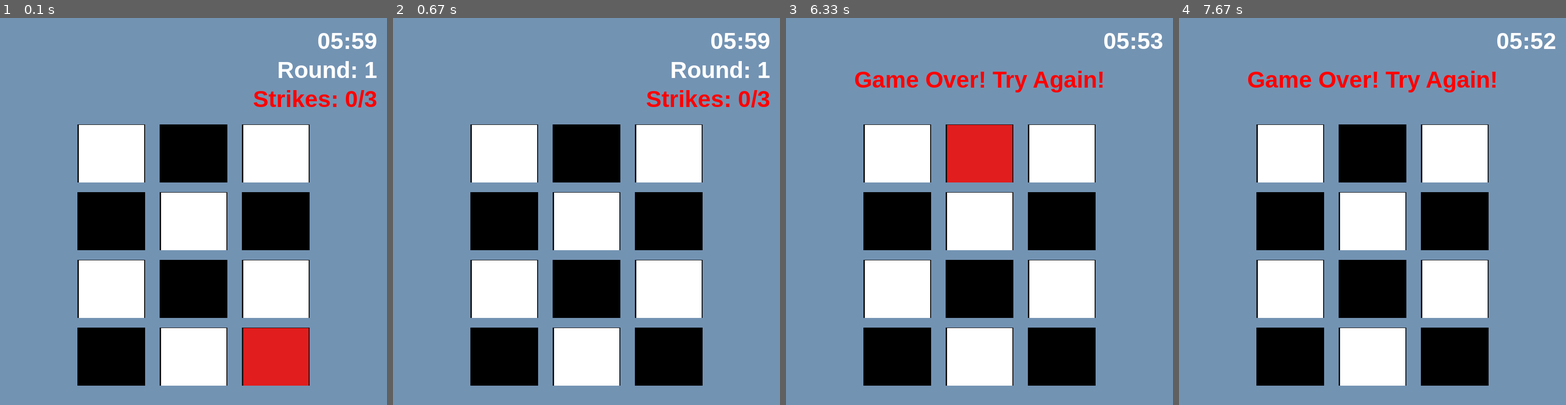
Above: before the commit, frames 1-4 (left to right).
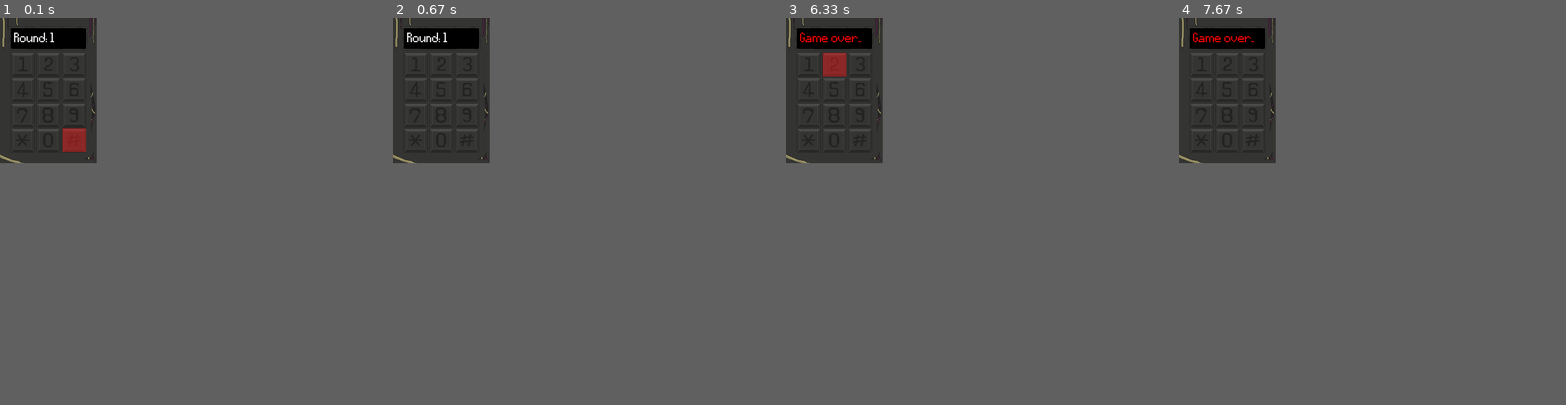
Above: after the commit, the same moments.

Repository: charles-kahlenberg/Bomb-defusal
Game: pygame game, started from Safe Game.py
The game is run twice, just before and just after one commit, with the same random seed, the same clock (stepped at 60 frames per second) and the same inputs.
Inputs:
- Up to frame 1 (0.1 s): no input
- Up to frame 2 (0.67 s): no input
- Up to frame 3 (6.33 s): tap 6 at 0.83 s; tap 1 at 3.17 s; tap 2 at 6 s
- Up to frame 4 (7.67 s): no input
In our replay, the window is 800x800 before the commit and 200x300 after it. These sizes can differ from the game's own. Grey fills any space a smaller window leaves; there, only what the larger window draws over its background counts as a difference.

The runs differ from the first frame. In frame 1, 42% of the frame differs, in the area x 0-98%, y 0-95%; in frame 2, 42%; in frame 3, 42%; in frame 4, 42%.

Commit message:
Final safe/keypad game with images

Diff:
--- a/Safe Game.py
+++ b/Safe Game.py
@@ -135,8 +135,8 @@
 
 COLOR = (255, 255, 255)
 SURFACE_COLOR = (115, 147, 179)
-WIDTH = 800
-HEIGHT = 800
+WIDTH = 200
+HEIGHT = 300
 
 # everything below is imported from https://www.geeksforgeeks.org/python/pygame-creating-sprites/ and modified to fit my game, I will be using sprites for the buttons that the user will press to play the melodies
 
@@ -152,6 +152,10 @@
         white_img = pygame.image.load("img_keys//white_key.png").convert_alpha()
         black_img = pygame.image.load("img_keys//black_key.png").convert_alpha()
         red_img = pygame.image.load("img_keys//red_key.png").convert_alpha()
+
+        white_img.set_alpha(0)
+        black_img.set_alpha(0)
+        red_img.set_alpha(128)
 
         if color == WHITE:
             self.base_image = pygame.transform.scale(white_img, (width, height))
@@ -180,6 +184,12 @@
         self.image = image
         self.rect = self.image.get_rect(topleft=(x, y))
 
+    def handle_event(self, event):
+        if event.type == pygame.MOUSEBUTTONDOWN:
+            # Check if the mouse click position (event.pos) is inside the sprite
+            if self.rect.collidepoint(event.pos):
+                print("Sprite clicked!")
+
 
 
 RED = (255, 0, 0)
@@ -196,14 +206,14 @@
 GRID_COLS = 3
 GRID_ROWS = 4
 NUM_BUTTONS = GRID_COLS * GRID_ROWS
-BUTTON_W = 140
-BUTTON_H = 120
-BUTTON_GAP_X = 30
-BUTTON_GAP_Y = 20
+BUTTON_W = 50
+BUTTON_H = 50
+BUTTON_GAP_X = 3
+BUTTON_GAP_Y = 2
 grid_total_w = GRID_COLS * BUTTON_W + (GRID_COLS - 1) * BUTTON_GAP_X
 grid_total_h = GRID_ROWS * BUTTON_H + (GRID_ROWS - 1) * BUTTON_GAP_Y
 grid_origin_x = (WIDTH - grid_total_w) // 2
-grid_origin_y = 220
+grid_origin_y = 71
 
 sprite_objects = []
 for row in range(GRID_ROWS):
@@ -220,7 +230,7 @@
 print (clock)
 
 #timer text
-timer_font = pygame.font.SysFont("Arial", 48, bold=True)
+timer_font = pygame.font.Font("img_keys//Baskic8.otf", 24)
 TIMER_COLOR = (255, 255, 255)
 game_start_ticks = pygame.time.get_ticks()
 
@@ -239,6 +249,7 @@
 game_over = False
 won = False
 
+KeyBg = pygame.image.load("img_keys//KeypadFull.png").convert()
 melody = []
 player_melody = []
 final_melody = [] #add list for the final round combination
@@ -249,6 +260,7 @@
 chord_gap_ms = 800        # time between computer-played chords
 between_rounds_ms = 1000  # pause after a round so the last highlight stays visible
 pre_result_ms = 250       # tiny beat between the last click and the win/lose sound
+striketime = 180
 timer = 0
 
 while exit_game:
@@ -314,6 +326,7 @@
                 else:
                     strikes += 1
                     print(f"Wrong! Strike {strikes}/{max_strikes}.")
+                    striketime = 0
                     buzzer_sound.play()
                     if strikes >= max_strikes:
                         print("Game over!")
@@ -332,6 +345,7 @@
                     game_over = True
                 else:
                     strikes += 1
+                    strike_text = timer_font.render(f"Strikes: {strikes}/{max_strikes}", True, (255, 0, 0))
                     print(f"Wrong! Strike {strikes}/{max_strikes}.")
                     buzzer_sound.play()
                     player_melody = []
@@ -351,47 +365,29 @@
 
     all_sprites_list.update()
     screen.fill(SURFACE_COLOR)
+    screen.blit(KeyBg, (0,0))
     all_sprites_list.draw(screen)
 
     if not game_over:
         round_text = timer_font.render(f"Round: {rounds + 1}", True, TIMER_COLOR)
-        screen.blit(round_text, (WIDTH - round_text.get_width() - 20, 80))
         strike_text = timer_font.render(f"Strikes: {strikes}/{max_strikes}", True, (255, 0, 0))
-        screen.blit(strike_text, (WIDTH - strike_text.get_width() - 20, 140))
+        if striketime < 60:
+            striketime += 1
+            screen.blit(strike_text, (28, 30))
+        elif rounds != 4:
+            screen.blit(round_text, (28, 30))
+        strike_text = timer_font.render(f"Strikes: {strikes}/{max_strikes}", True, (255, 0, 0))
+        ## screen.blit(strike_text, (WIDTH - strike_text.get_width() - 20, 140))
         if state in ("final_input", "final_check"):
-            prompt_text = timer_font.render("Input the Combination!", True, (255, 215, 0))
-            screen.blit(prompt_text, ((WIDTH - prompt_text.get_width()) // 2, 100))
+            prompt_text = timer_font.render("Combination?", True, (255, 215, 0))
+            screen.blit(prompt_text, (28, 30))
 
     elif won:
-        win_text = timer_font.render("Congratulations! You won!", True, (0, 255, 0))
-        screen.blit(win_text, ((WIDTH - win_text.get_width()) // 2, 100))
-
+        win_text = timer_font.render("Pass!", True, (0, 255, 0))
+        screen.blit(win_text, (28, 30))
     else:
-        lost_text = timer_font.render("Game Over! Try Again!", True, (255, 0, 0))
-        screen.blit(lost_text, ((WIDTH - lost_text.get_width()) // 2, 100))
-
-    # draw the elapsed-time timer in the top-right
-    time_left = 360000 - (now - game_start_ticks)  # 60 seconds total, converted to milliseconds
-    seconds_total = time_left // 1000
-    timer_text = f"{seconds_total // 60:02d}:{seconds_total % 60:02d}"
-    if time_left <= 0:
-        if not game_over:
-            whomp_sound.play()
-            game_over = True
-            for sprite in list(all_sprites_list):
-                sprite.remove()  # remove sprites to prevent further interaction
-            sprite_objects.clear()  # clear the list of sprites
-        timer_text = "00:00"
-        timer_surface = timer_font.render(timer_text, True, (255, 0, 0))  # red timer when time's up
-        lost_text = timer_font.render("Time's up! Game Over!", True, (255, 0, 0))
-        screen.blit(lost_text, ((WIDTH - lost_text.get_width()) // 2, 100))
-
-    else:
-        timer_text = f"{seconds_total // 60:02d}:{seconds_total % 60:02d}"
-
-
-    timer_surface = timer_font.render(timer_text, True, TIMER_COLOR)
-    screen.blit(timer_surface, (WIDTH - timer_surface.get_width() - 20, 20))
+        lost_text = timer_font.render("Game over..", True, (255, 0, 0))
+        screen.blit(lost_text, (28, 30))
 
     pygame.display.flip()
     clock.tick(60)
